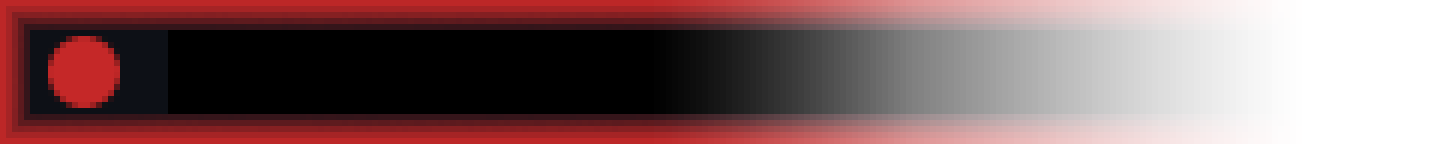
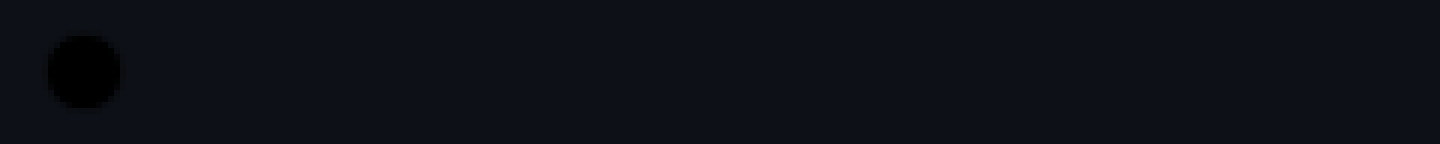
Layered file, before and after one edit (w=1440, h=144). Changes by layer:
hid group "Factions" (2 layers) over [0, 0, 1440, 144]
hid "Cybran" (2nd of 2, in "Group 1"), painted on it over [0, 0, 336, 144]
painted on "Neutral" over [0, 0, 330, 144]
painted on "Panel" over [168, 30, 1440, 114]
